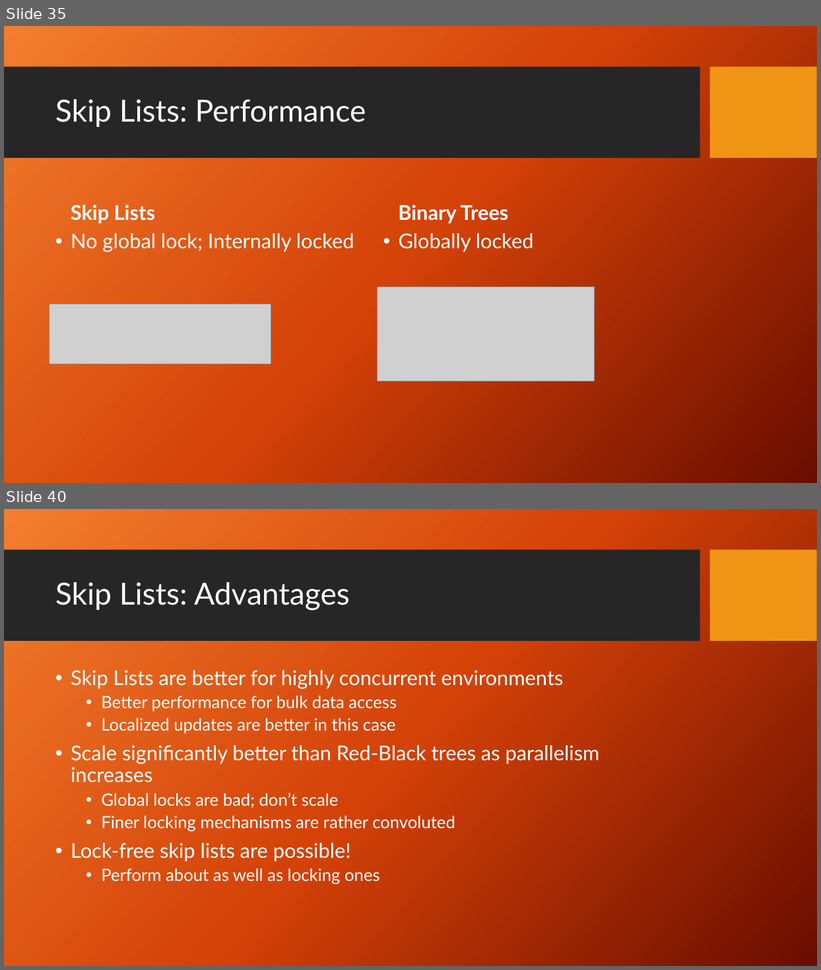
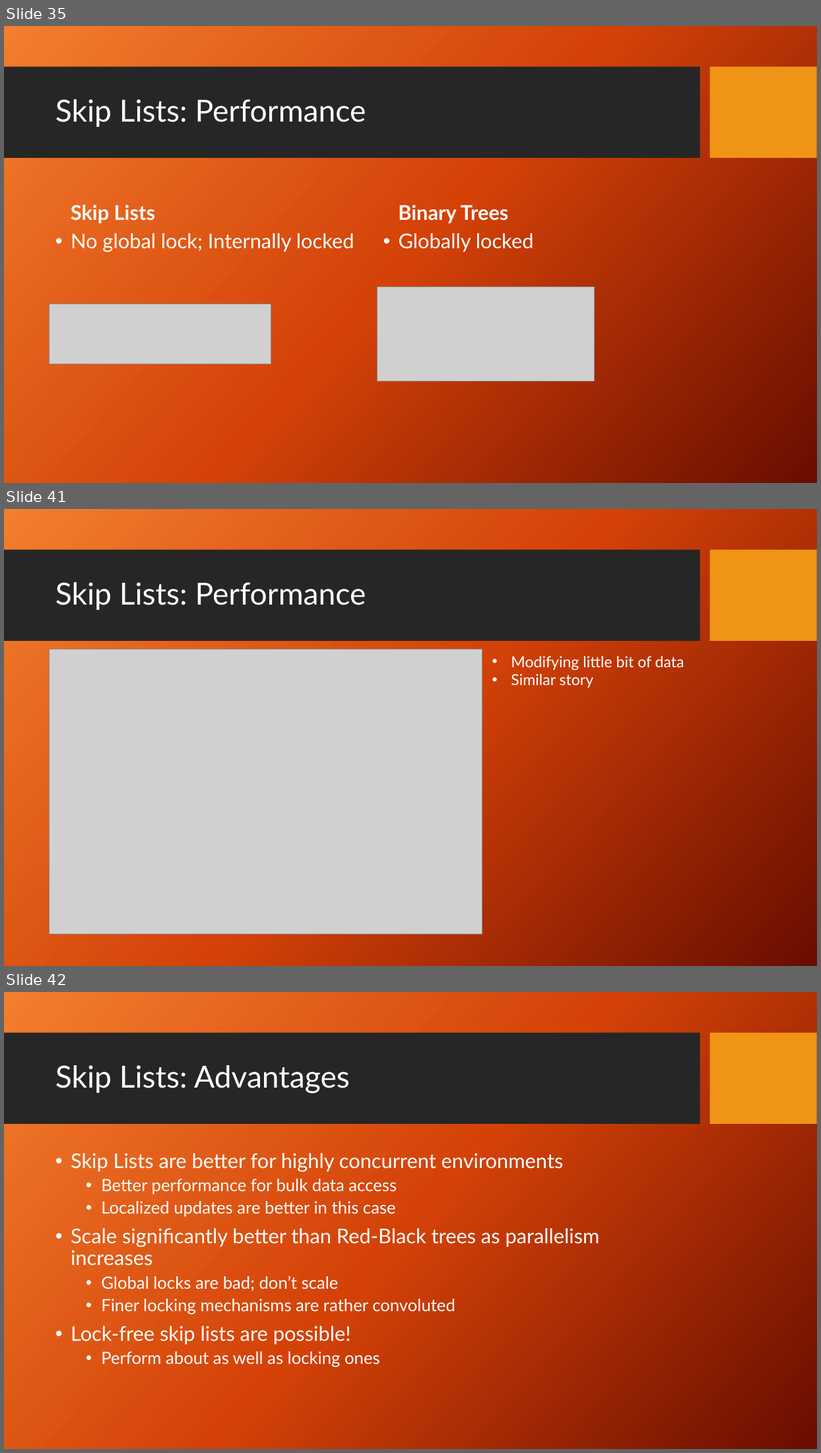
Before and after one commit to DroidX86/skip-stats, a slide deck: seminar.pptx. Shown one above the other, each under a label of ours: slides 35 and 40 before the commit, slides 35, 41 and 42 after it; the slides between them are not shown. The pictures are 821x970 and 821x1453 pixels, drawn with LibreOffice and Linux fonts; fonts in the diff are those of the drawing; grey boxes stand for pictures; background and template pictures are left out. Boxes give left, top, right and bottom in pixels: in the first picture for what was removed or moved away, otherwise in the second. Text is boxed around its words. In the diff, an @@ line names an element or a change of style, - is before the commit and + after.

```diff
--- a/seminar.pptx
+++ b/seminar.pptx
@@ slide 41 added at bbox=[4, 509, 817, 966], background picture (left out); not listed: 2 template elements that a slide beside it also shows @@
@@ title added at bbox=[55, 582, 366, 610], 36 pt, text #FFFFFF @@
+Skip Lists: Performance
@@ picture added at bbox=[49, 650, 482, 934] @@
@@ text added at bbox=[511, 656, 684, 688], 18 pt, text #FFFFFF @@
+• Modifying little bit of data
+• Similar story
@@ what was slide 40 is now slide 42 @@
```
Also in this commit, not shown: 4 slides changed, 2 other slides added, 1 slide removed, 6 other files.
